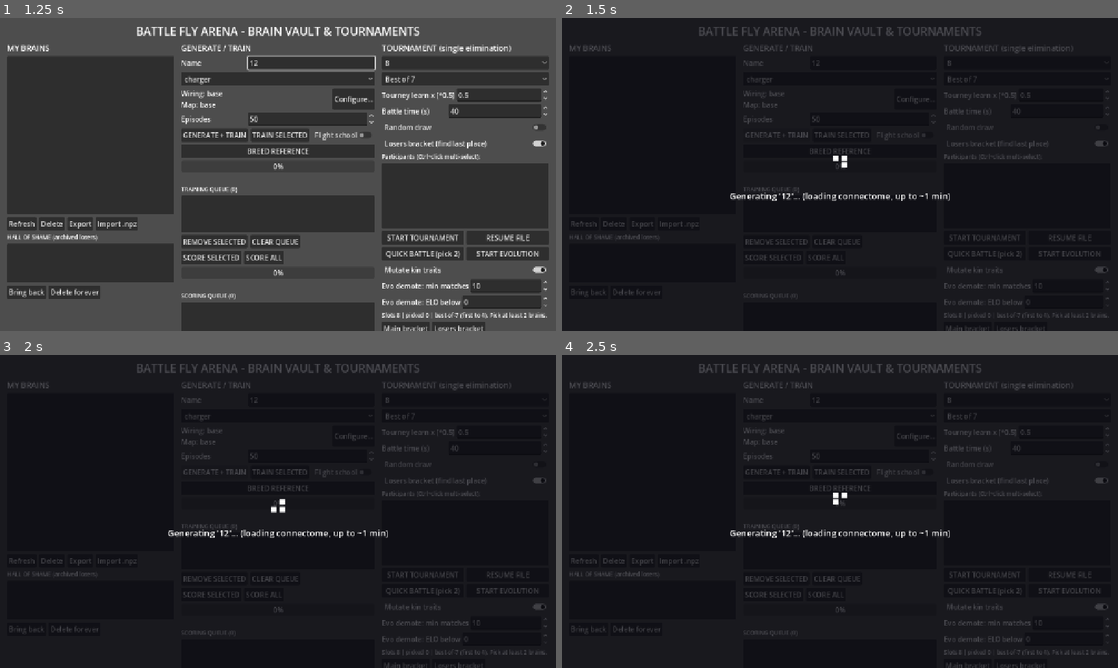
Above: before the commit, frames 1-4 (two rows, left to right).
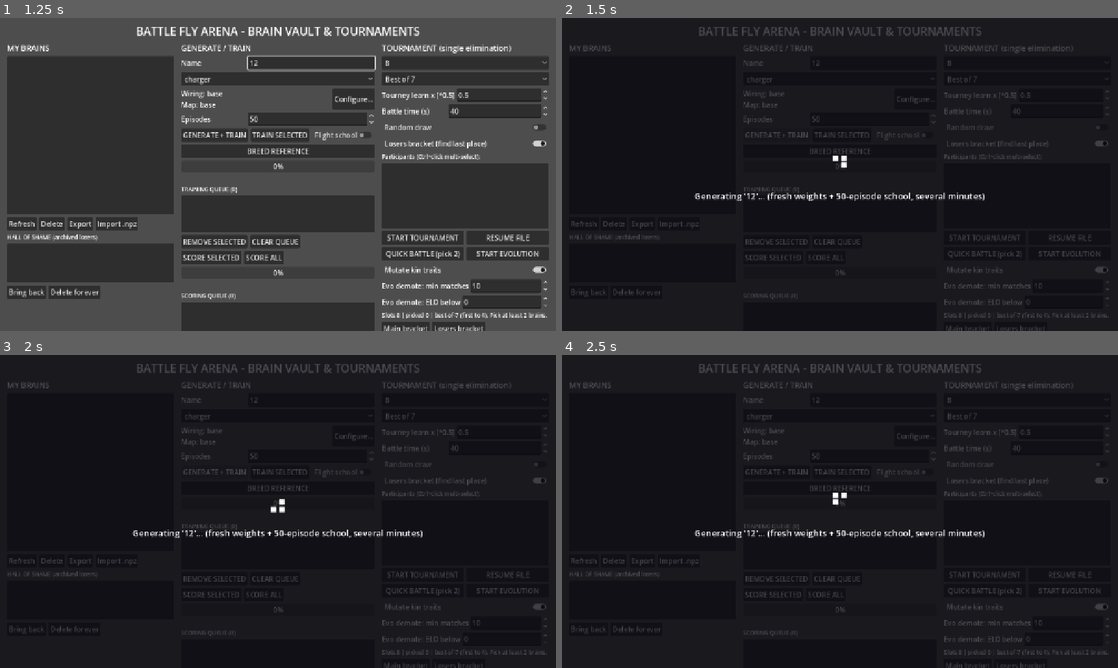
Above: after the commit, the same moments.

Repository: doku/flybrain-arena
Game: Godot game, scene res://scenes/MainMenu.tscn
The game is run twice, just before and just after one commit, with the same random seed, the same clock (stepped at 60 frames per second) and the same inputs.
Inputs (mouse positions are in pixels of both pictures, inside the frame that each line leads up to):
- Up to frame 1 (1.25 s): click (311, 61) at 0.52 s; type "12" at 0.6 s
- Up to frame 2 (1.5 s): click "GENERATE + TRAIN" at 1.25 s
- Up to frame 3 (2 s): no input
- Up to frame 4 (2.5 s): click "START TOURNAMENT" at 2 s

Frame 1 is identical in both runs. In frame 2, 0.7% of the frame differs, in the area x 23-76%, y 44-59%; in frame 3, 0.7%, in the area x 23-76%, y 46-59%; in frame 4, 0.7%.

Commit message:
50-episode floor for all breeding and generating

Diff:
--- a/arena/scripts/MainMenu.gd
+++ b/arena/scripts/MainMenu.gd
@@ -1063,7 +1063,7 @@
 	if not TournamentDirector.python_ready:
 		log_label.text = "Generate failed: %s" % TournamentDirector.python_probe_error
 		return
-	set_busy("Generating '%s'... (loading connectome, up to ~1 min)" % brain_name)
+	set_busy("Generating '%s'... (fresh weights + 50-episode school, several minutes)" % brain_name)
 	await get_tree().process_frame
 	var res: Dictionary = TournamentDirector.generate_brain_async(brain_name, _gen_params())
 	if not res.get("ok", false):
@@ -1101,9 +1101,9 @@
 
 
 func _on_breed_reference() -> void:
-	# Two-phase stock build: a fast untrained generate (reference genome
-	# forwarded opaquely, never hashed menu-side), then the training
-	# queue owns it with the shared progress bar.
+	# Two-phase stock build: generate (reference genome forwarded
+	# opaquely, never hashed menu-side — generate schools 50+ eps),
+	# then the training queue owns it with the shared progress bar.
 	if not TournamentDirector.python_ready:
 		log_label.text = "Breed failed: %s" % TournamentDirector.python_probe_error
 		return
